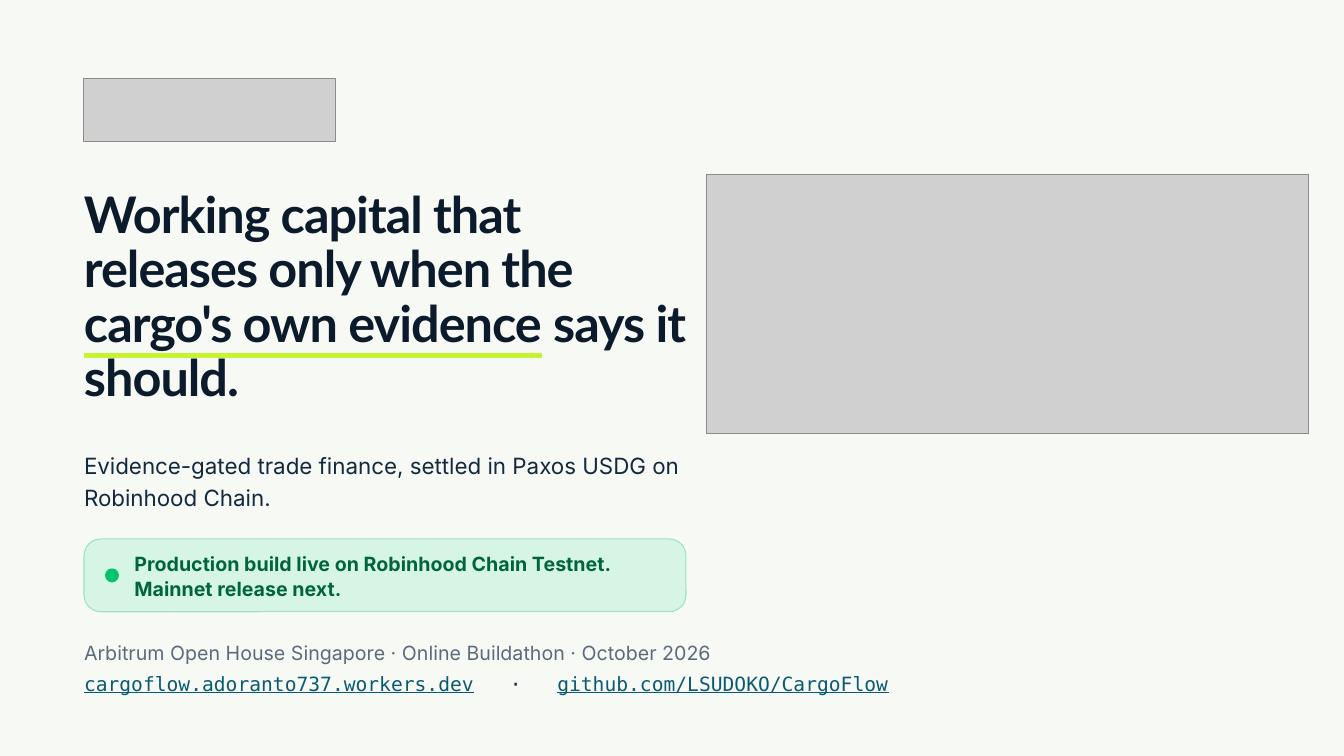
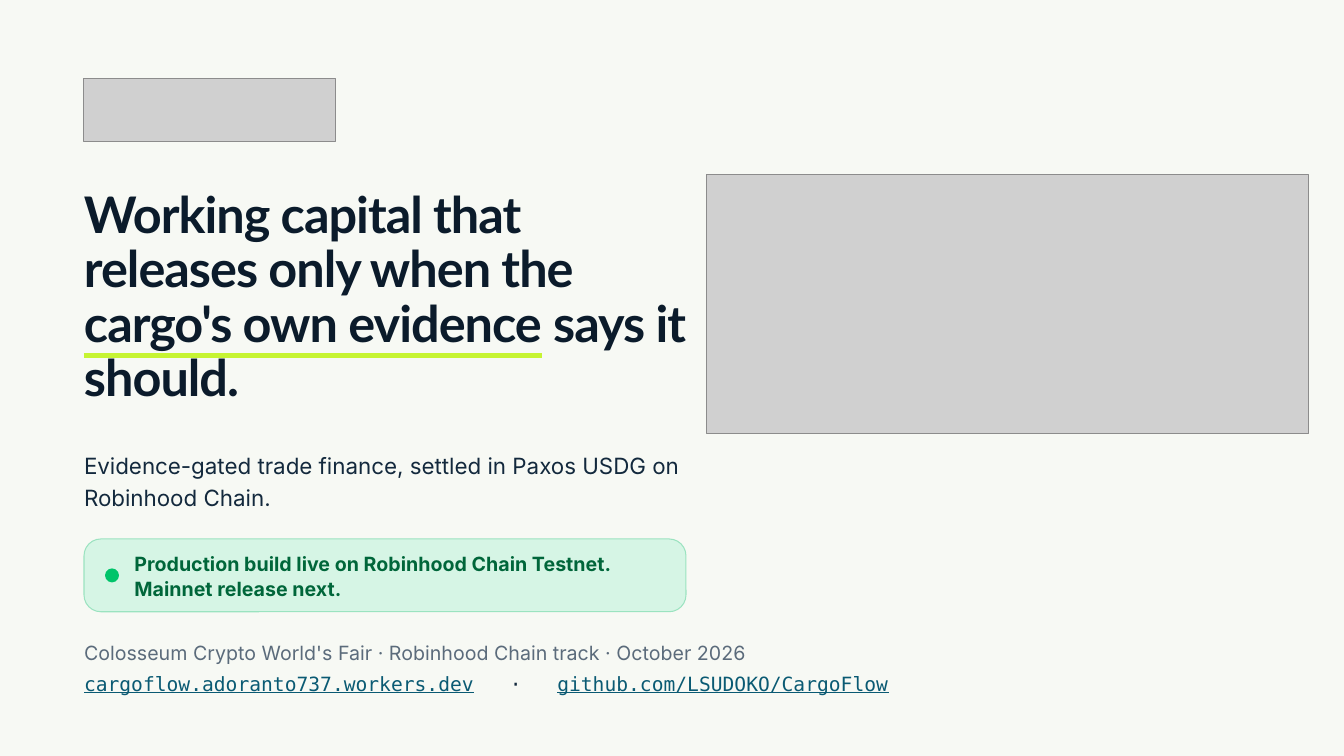
Before and after one commit to LSUDOKO/CargoFlow, a slide deck: slide 1 of docs/pitch/CargoFlow-pitch.pptx. Drawn at 1344x756 pixels with LibreOffice and Linux fonts; fonts in the diff are those of the drawing; grey boxes stand for pictures. Boxes give left, top, right and bottom in pixels: in the first picture for what was removed or moved away, otherwise in the second. Text is boxed around its words. In the diff, an @@ line names an element or a change of style, - is before the commit and + after.

Commit message:
docs(pitch): rebuild the deck for the Robinhood Chain track, funding shown as shares

```diff
--- a/docs/pitch/CargoFlow-pitch.pptx
+++ b/docs/pitch/CargoFlow-pitch.pptx
@@ text at (84, 645, 745, 664): text changed @@
-Arbitrum Open House Singapore · Online Buildathon · October 2026
+Colosseum Crypto World's Fair · Robinhood Chain track · October 2026
```
Also in this commit, not shown: 3 other slides changed, 15 other files.
